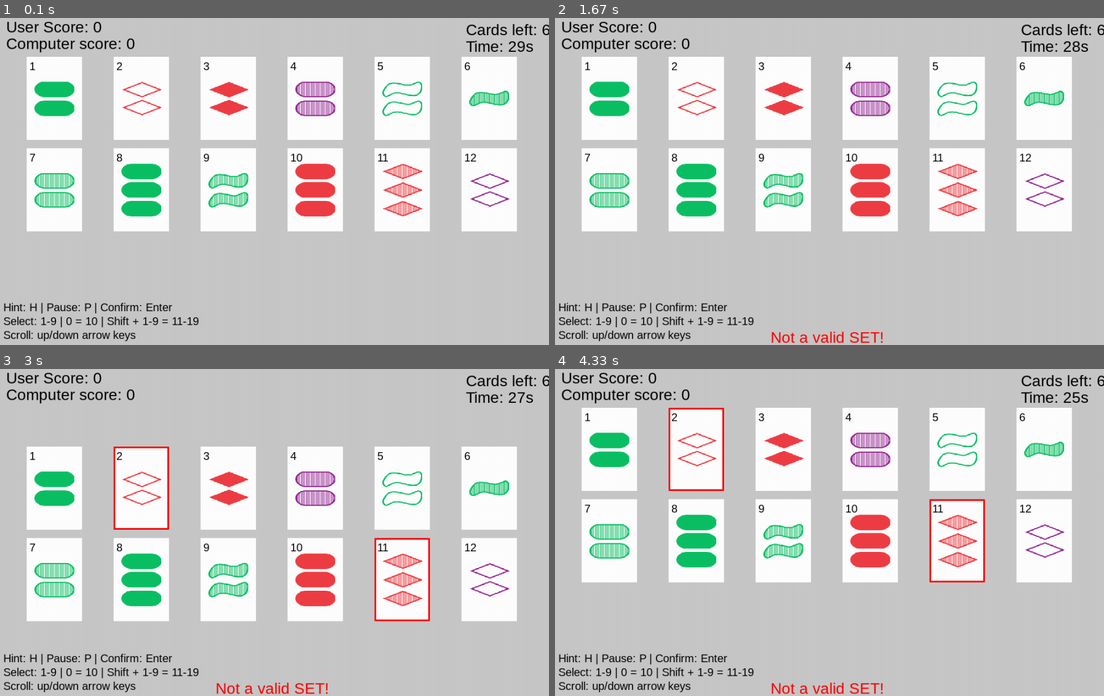
Above: before the commit, frames 1-4 (two rows, left to right).
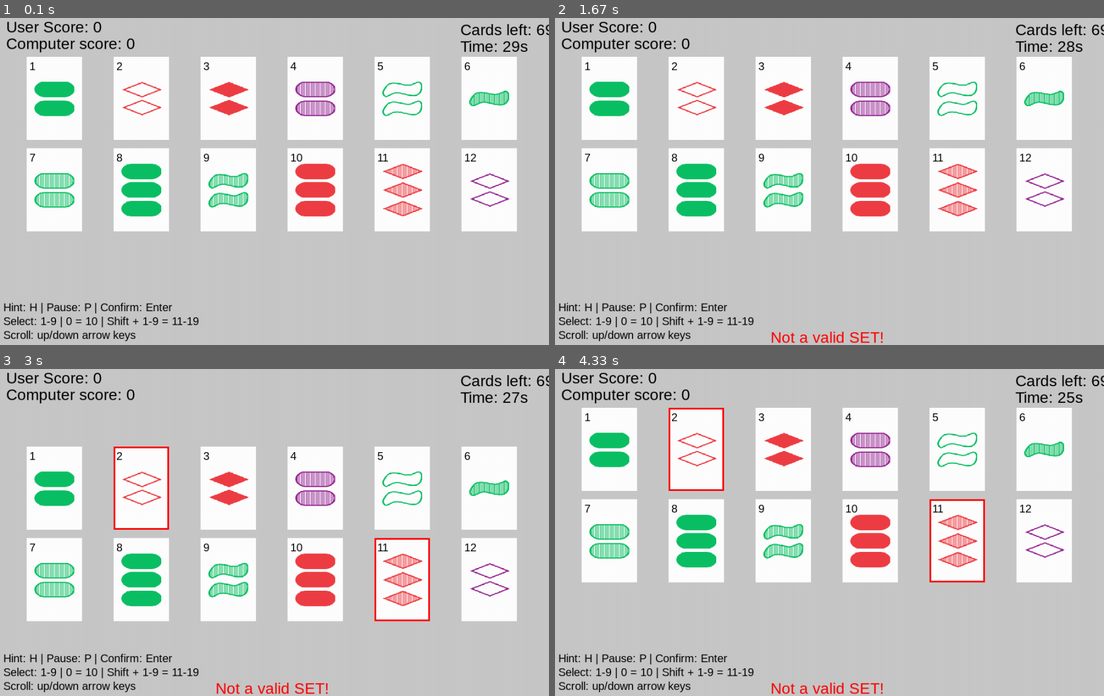
Above: after the commit, the same moments.

Repository: MifiLoiz/Sett
Game: pygame game, started from set_pygame.py
Two runs of this game, one before a commit and one after it. Both use one fixed random seed, a clock stepped at 60 frames per second and the inputs below.
Inputs:
- Up to frame 1 (0.1 s): no input
- Up to frame 2 (1.67 s): tap Enter at 0.33 s; click "9" at 0.72 s; click "1" at 1.05 s; click "10" at 1.38 s
- Up to frame 3 (3 s): click "2" at 1.72 s; click "11" at 2.05 s; hold Down from 2.83 s (still down)
- Up to frame 4 (4.33 s): release Down at 3.3 s; hold Up 3.33-3.7 s; hold Down 3.73-4.1 s; hold Up from 4.13 s (still down)

The runs differ from the first frame. In frame 1, 0.6% of the frame differs, in the area x 83-100%, y 1-11%; in frame 2, 0.5%; in frame 3, 0.5%; in frame 4, 0.6%.

Commit message:
added the pictures and worked on the layout

Diff:
--- a/set_pygame.py
+++ b/set_pygame.py
@@ -85,8 +85,8 @@
         #draws current score and timer on top left corner
         self.draw_text(f"User Score: {self.user_score}", 20, 10, self.font) #draws user score on top left corner
         self.draw_text(f"Computer score: {self.computer_score}", 20, 40, self.font) #draws computer score below user score
-        self.draw_text(f"Time: {int(self.time_remaining)}s", DISPLAY_WIDTH - 150, 45, self.font, (255,0,0)) #draws timer on top right corner
-        self.draw_text(f"Cards left: {int(len(self.deck))}", DISPLAY_WIDTH - 150, 15, self.font)
+        self.draw_text(f"Time: {int(self.time_remaining)}s", DISPLAY_WIDTH - 160, 45, self.font, (255,0,0)) #draws timer on top right corner
+        self.draw_text(f"Cards left: {int(len(self.deck))}", DISPLAY_WIDTH - 160, 15, self.font)
 
         #shows pause
         if self.paused:
@@ -98,7 +98,7 @@
                 pause_png = pygame.transform.scale(pause_png, (900, 600))  # scales the image to fit the card size
                 self.screen.blit(pause_png, (10, 5))  # draws the card image with a small margin
             except:
-                self.draw_taxt("PAUSED", DISPLAY_WIDTH // 2 -50, DISPLAY_HEIGHT // 2, self.font, (255,0,0))
+                self.draw_text("PAUSED", DISPLAY_WIDTH // 2 -50, DISPLAY_HEIGHT // 2, self.font, (255,0,0))
 
             pygame.display.flip()
             return # Prevents drawing cards and hints while being paused
@@ -163,7 +163,7 @@
         if self.computer_last_set_indices and time.time() < self.computer_pause_end:
             comp_msg = "Computer found set: " + ", ".join(str(i + 1) for i in self.computer_last_set_indices)
             comp_surface = self.small_font.render(comp_msg, True, (200, 0, 0))
-            self.screen.blit(comp_surface, (DISPLAY_WIDTH // 2 - comp_surface.get_width() // 2, DISPLAY_HEIGHT - 60))
+            self.screen.blit(comp_surface, (DISPLAY_WIDTH // 2 - comp_surface.get_width() // 2, DISPLAY_HEIGHT - 115))
 
         #updates the screen
         pygame.display.flip()
Binary file added: gameover_comp.png
Binary file added: gameover_user.png
Binary file added: paused_blop.png
Binary file added: set_1point.png
Binary file added: set_computer.png
Binary file added: set_hint.png
